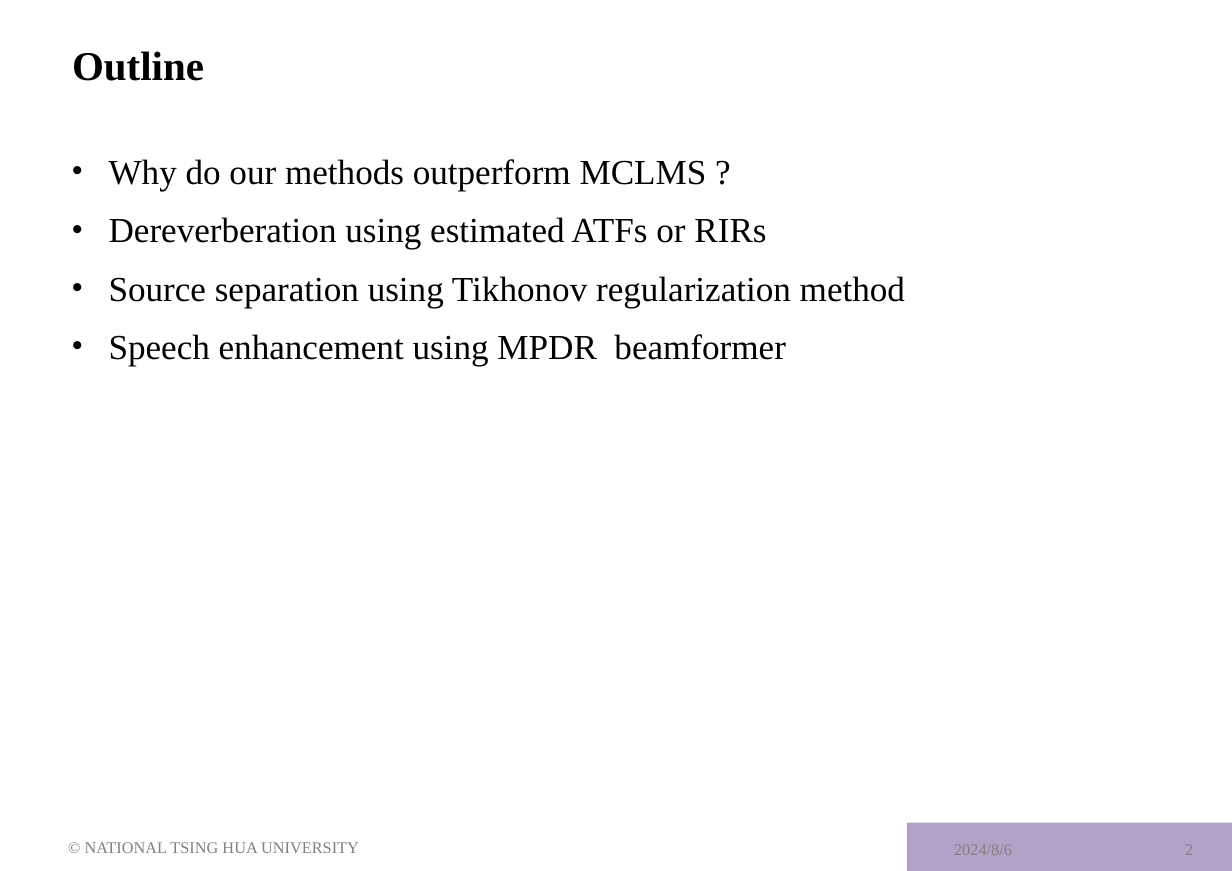
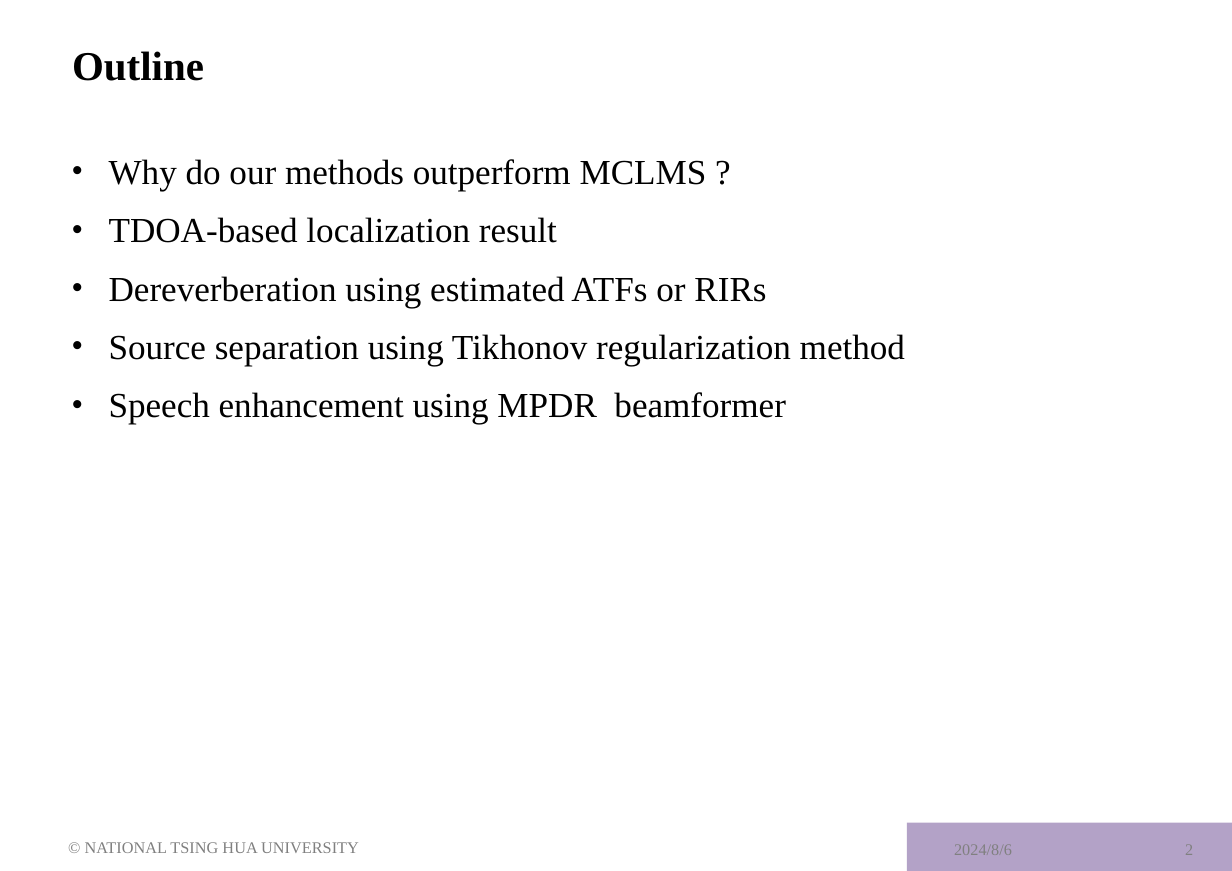
Before and after one commit to anchiyuan/CTF, a slide deck: slide 2 of meeting_2024/anchi_0807_meeting.pptx. Drawn at 1232x871 pixels with LibreOffice and Linux fonts; fonts in the diff are those of the drawing; background and template pictures are left out. Boxes give left, top, right and bottom in pixels: in the first picture for what was removed or moved away, otherwise in the second. Text is boxed around its words. In the diff, an @@ line names an element or a change of style, - is before the commit and + after.

```diff
--- a/meeting_2024/anchi_0807_meeting.pptx
+++ b/meeting_2024/anchi_0807_meeting.pptx
@@ text at (109, 217, 557, 243): paragraph added @@
+• TDOA-based localization result
```
Also in this commit, not shown: 1 other slide changed, 1 slide added.
